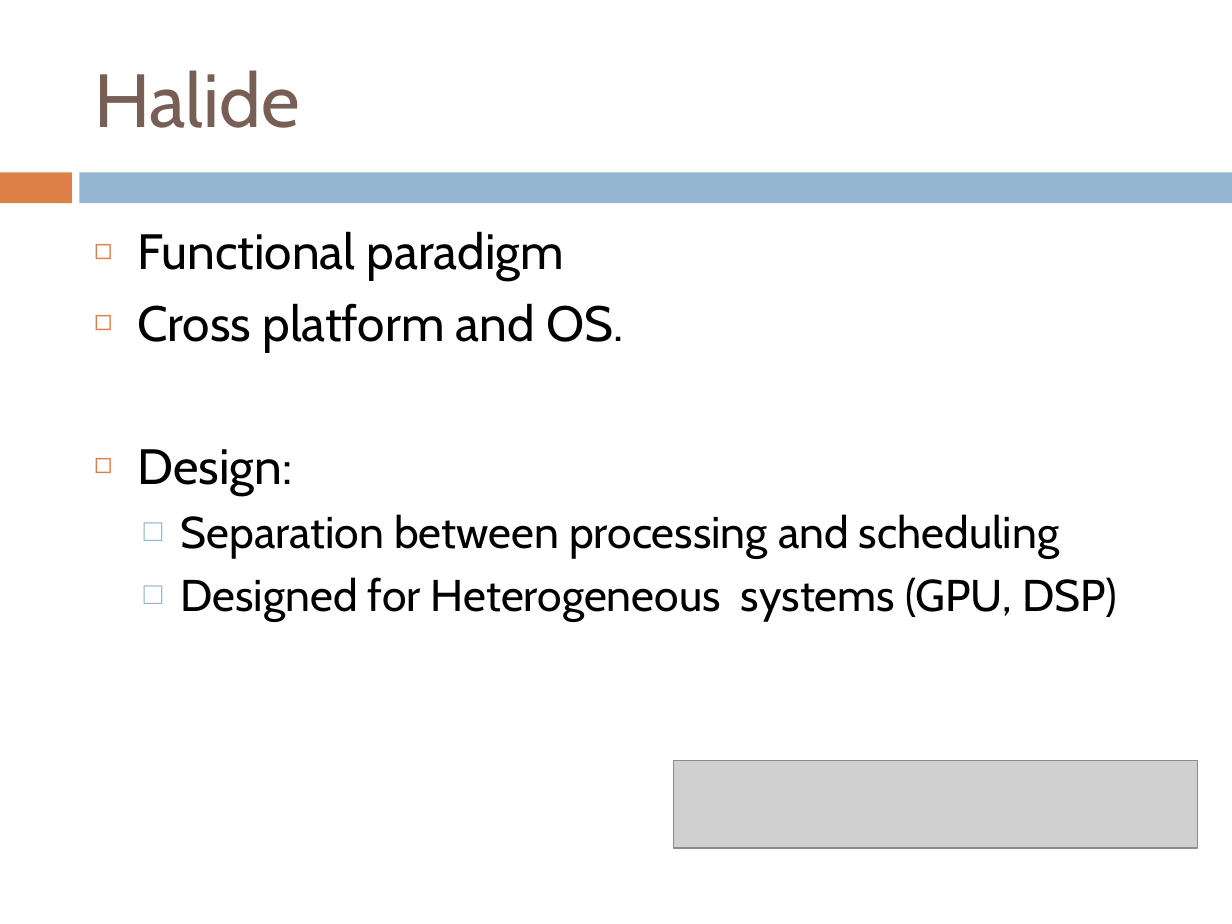
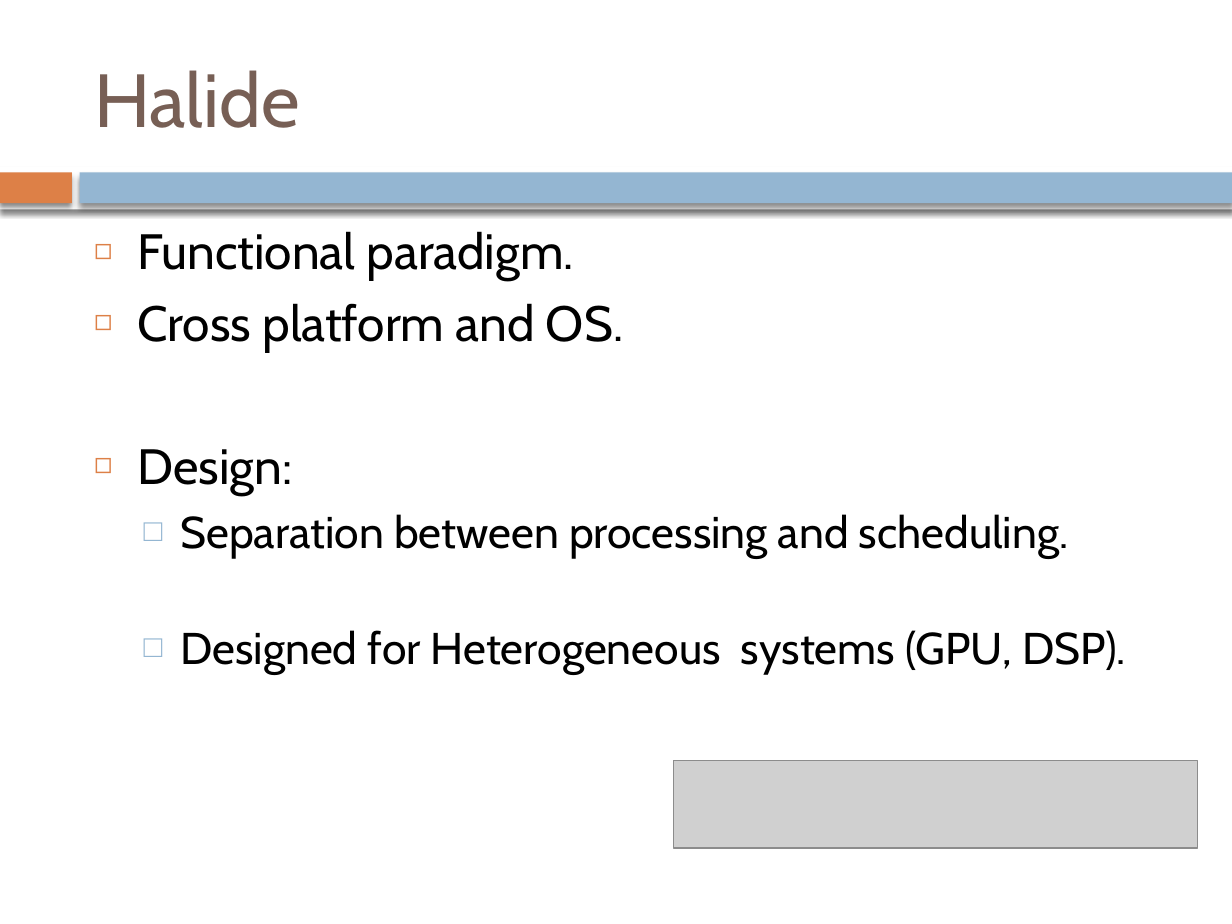
Before and after one commit to oriphi/ReportProject, a slide deck: slide 3 of Presentation/PresentationProjet.pptx. Drawn at 1232x924 pixels with LibreOffice and Linux fonts; fonts in the diff are those of the drawing; grey boxes stand for pictures. Boxes give left, top, right and bottom in pixels: in the first picture for what was removed or moved away, otherwise in the second. Text is boxed around its words. In the diff, an @@ line names an element or a change of style, - is before the commit and + after.

```diff
--- a/Presentation/PresentationProjet.pptx
+++ b/Presentation/PresentationProjet.pptx
@@ rectangle at bbox=[0, 172, 71, 203]: shadow on @@
@@ rectangle added at bbox=[0, 166, 1232, 209], fill #FFFFFF @@
@@ rectangle at bbox=[80, 172, 1232, 203]: shadow on @@
@@ text at bbox=[137, 231, 574, 280]: text changed @@
-◻ Functional paradigm
+◻ Functional paradigm.
@@ text at bbox=[180, 514, 1126, 674]: text changed @@
-  □ Separation between processing and scheduling
-  □ Designed for Heterogeneous systems (GPU, DSP)
+  □ Separation between processing and scheduling.
+  □ Designed for Heterogeneous systems (GPU, DSP).
```
Also in this commit, not shown: 13 other slides changed, 8 other files.
